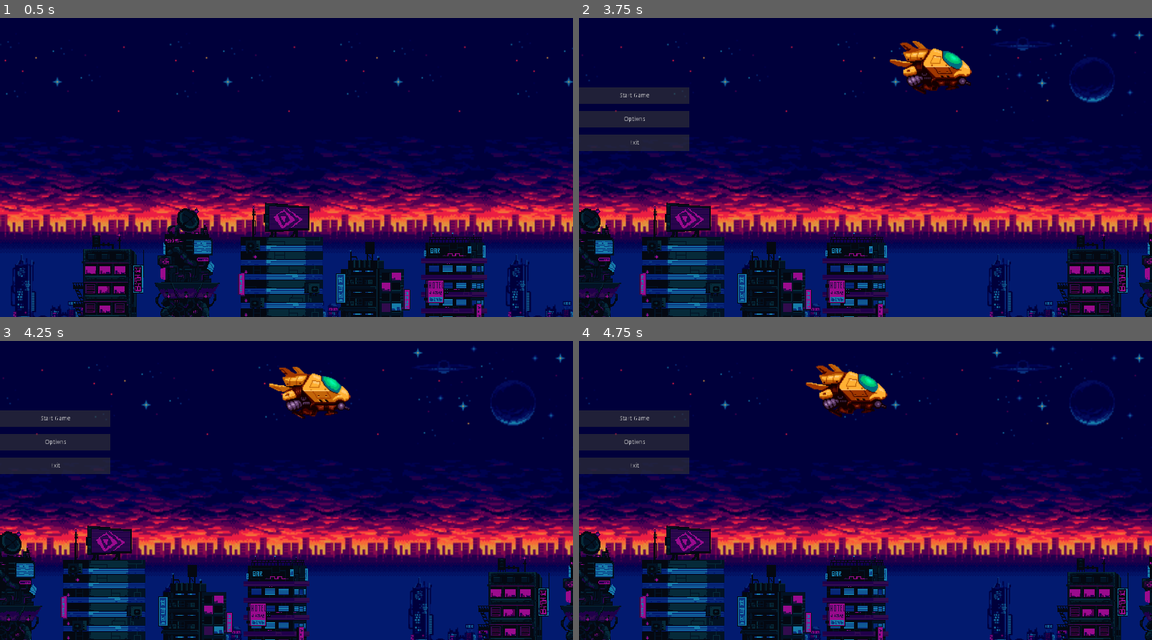
Above: before the commit, frames 1-4 (two rows, left to right).
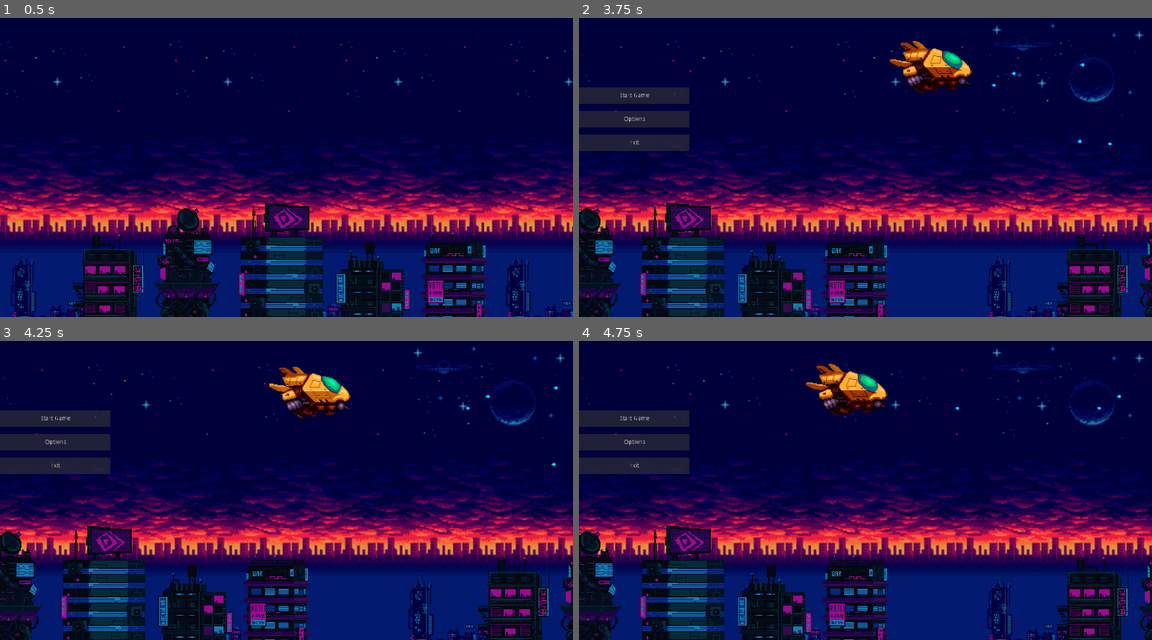
Above: after the commit, the same moments.

Repository: crystal-bit/space-shooter
Game: Godot game, scene res://Scenes/Main.tscn
Two runs of this game, one before a commit and one after it. Both use one fixed random seed, a clock stepped at 60 frames per second and the inputs below.
Inputs:
- Up to frame 1 (0.5 s): no input
- Up to frame 2 (3.75 s): tap Enter at 0.5 s; hold D 0.53-1.28 s; tap J every 0.75 s from 0.6 to 3.6 s; hold S 1.28-2.03 s; hold D 2.03-2.78 s; hold W 2.78-3.53 s; hold A from 3.53 s (still down)
- Up to frame 3 (4.25 s): keep holding A
- Up to frame 4 (4.75 s): keep holding A; tap J at 4.35 s

Frame 1 is identical in both runs. In frame 2, less than 0.1% of the frame differs, in the area x 72-93%, y 15-43%; in frame 3, less than 0.1%; in frame 4, less than 0.1%.

Commit message:
#8 Implement "fire bullet" mechanic

Diff:
--- /dev/null
+++ b/Scenes/Bullet/Bullet.gd
@@ -0,0 +1,16 @@
+extends Node2D
+
+export var speed : float = 250.0
+
+func _ready():
+	pass
+
+func _process(delta):
+	check_if_on_screen()
+
+func check_if_on_screen():
+	if not get_node("VisibilityNotifier2D").is_on_screen():
+		queue_free()
+
+func _physics_process(delta):
+	move_local_x(speed * delta)
--- a/Scenes/Bullet/Bullet.tscn
+++ b/Scenes/Bullet/Bullet.tscn
@@ -1,15 +1,17 @@
-[gd_scene load_steps=3 format=2]
+[gd_scene load_steps=4 format=2]
 
-[ext_resource path="res://Assets/warped city files/sprites/misc/shot/shot-2.png" type="Texture" id=1]
+[ext_resource path="res://Scenes/Bullet/Bullet.gd" type="Script" id=1]
+[ext_resource path="res://Assets/warped city files/sprites/misc/shot/shot-2.png" type="Texture" id=2]
 
 [sub_resource type="CapsuleShape2D" id=1]
 radius = 3.85198
 height = 3.81965
 
 [node name="Node2D" type="Node2D"]
+script = ExtResource( 1 )
 
 [node name="Sprite" type="Sprite" parent="."]
-texture = ExtResource( 1 )
+texture = ExtResource( 2 )
 
 [node name="Area2D" type="Area2D" parent="."]
 editor/display_folded = true
@@ -18,3 +20,5 @@
 position = Vector2( -1.32256, -0.283405 )
 rotation = 1.5708
 shape = SubResource( 1 )
+
+[node name="VisibilityNotifier2D" type="VisibilityNotifier2D" parent="."]
--- a/Scenes/Main.tscn
+++ b/Scenes/Main.tscn
@@ -70,6 +70,7 @@
 position = Vector2( 291, 488.3 )
 scale = Vector2( 2, 2 )
 speed = 0.9
+mirrorDistance = 200.0
 visibleHeightPercentage = 0.65
 
 [node name="UILayer" type="CanvasLayer" parent="."]
@@ -94,10 +95,9 @@
 
 [node name="AnimationPlayer" type="AnimationPlayer" parent="Spaceship"]
 anims/spaceshipArrives = SubResource( 1 )
-
+[connection signal="transition_updated" from="ScrollingBackground" to="." method="_on_ScrollingBackground_transition_updated"]
+[connection signal="transition_updated" from="ScrollingBackground" to="ScrollingFarBuildings" method="_on_ScrollingBackground_transition_updated"]
 [connection signal="transition_updated" from="ScrollingBackground" to="ScrollingBuildings" method="_on_ScrollingBackground_transition_updated"]
-[connection signal="transition_updated" from="ScrollingBackground" to="ScrollingFarBuildings" method="_on_ScrollingBackground_transition_updated"]
-[connection signal="transition_updated" from="ScrollingBackground" to="." method="_on_ScrollingBackground_transition_updated"]
 [connection signal="transition_updated" from="ScrollingBackground" to="UILayer/MainButtons" method="_on_ScrollingBackground_transition_updated"]
 [connection signal="optionsButtonClicked" from="UILayer/MainButtons" to="UILayer" method="_on_MainButtons_optionsButtonClicked"]
 [connection signal="startGameClicked" from="UILayer/MainButtons" to="." method="_on_MainButtons_startGameClicked"]
--- a/Scenes/Spaceship/Spaceship.gd
+++ b/Scenes/Spaceship/Spaceship.gd
@@ -4,8 +4,17 @@
 
 export (float) var speed : float = 200
 
+onready var bullet_scene = preload("res://Scenes/Bullet/Bullet.tscn")
+onready var bullet_container = get_node("Bullets")
+onready var gun_node = get_node("Guns")
+
+export var fire_rate : float = .5
+
+var next_shot = 0
+var guns_position = Vector2(100,35)
 
 func _ready():
+
 	var W_Button = Command_Reference.instance()
 	W_Button.Command("W", KEY_W, "key")
 	$Inputs.add_child(W_Button)
@@ -22,10 +31,13 @@
 	D_Button.Command("D", KEY_D, "key")
 	$Inputs.add_child(D_Button)
 
+	var J_Button = Command_Reference.instance()
+	J_Button.Command("J", KEY_J, "key")
+	$Inputs.add_child(J_Button)
 
 func _physics_process(d):
 	HandleMovement(d)
-
+	handle_shooting(d)
 
 func HandleMovement(d):
 	var direction = Vector2(0, 0)
@@ -40,6 +52,24 @@
 
 	var collider = move_and_collide(direction * speed * d)
 
+func handle_shooting(d):
+	if getCommand("J").isPressed():
+		fire(d)
+	else:
+		decrease_next_shot_remaining_time(d)
+
+func fire(d):
+
+	if next_shot <= 0:
+		var bullet = bullet_scene.instance()
+		bullet.position = self.get_position() + guns_position
+		bullet_container.add_child(bullet)
+		next_shot = fire_rate
+	else:
+		decrease_next_shot_remaining_time(d)
+
+func decrease_next_shot_remaining_time(d):
+	next_shot -= d
 
 func getCommand(ID):
 	for cmd in $Inputs.get_children():
--- a/Scenes/Spaceship/Spaceship.tscn
+++ b/Scenes/Spaceship/Spaceship.tscn
@@ -32,6 +32,7 @@
 }
 
 [node name="Spaceship" type="KinematicBody2D"]
+position = Vector2( 110.823, 58.3905 )
 script = ExtResource( 1 )
 
 [node name="Sprite" type="Sprite" parent="."]
@@ -43,3 +44,5 @@
 anims/idle = SubResource( 1 )
 
 [node name="Inputs" type="Node" parent="."]
+
+[node name="Bullets" type="Node" parent="."]
